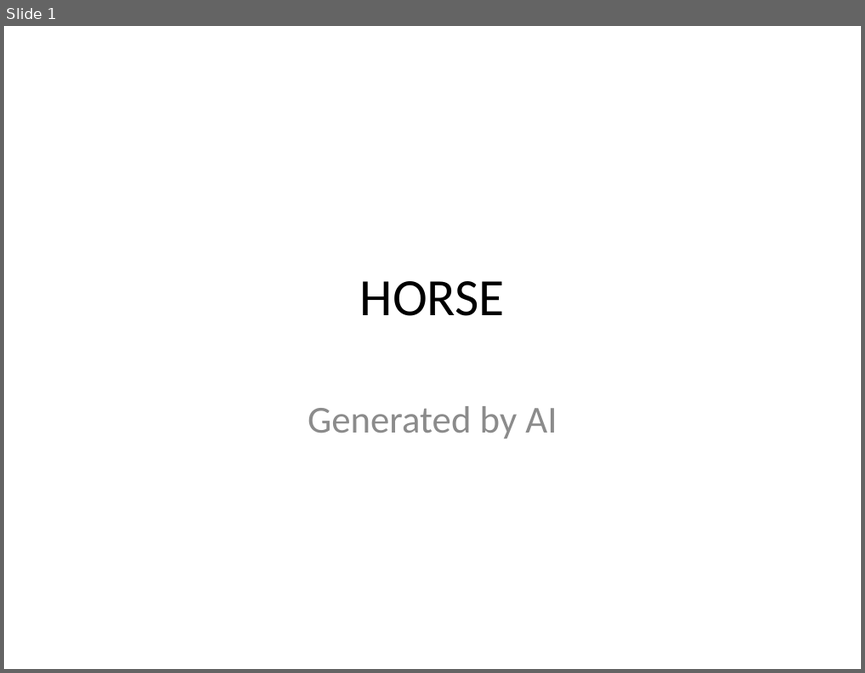
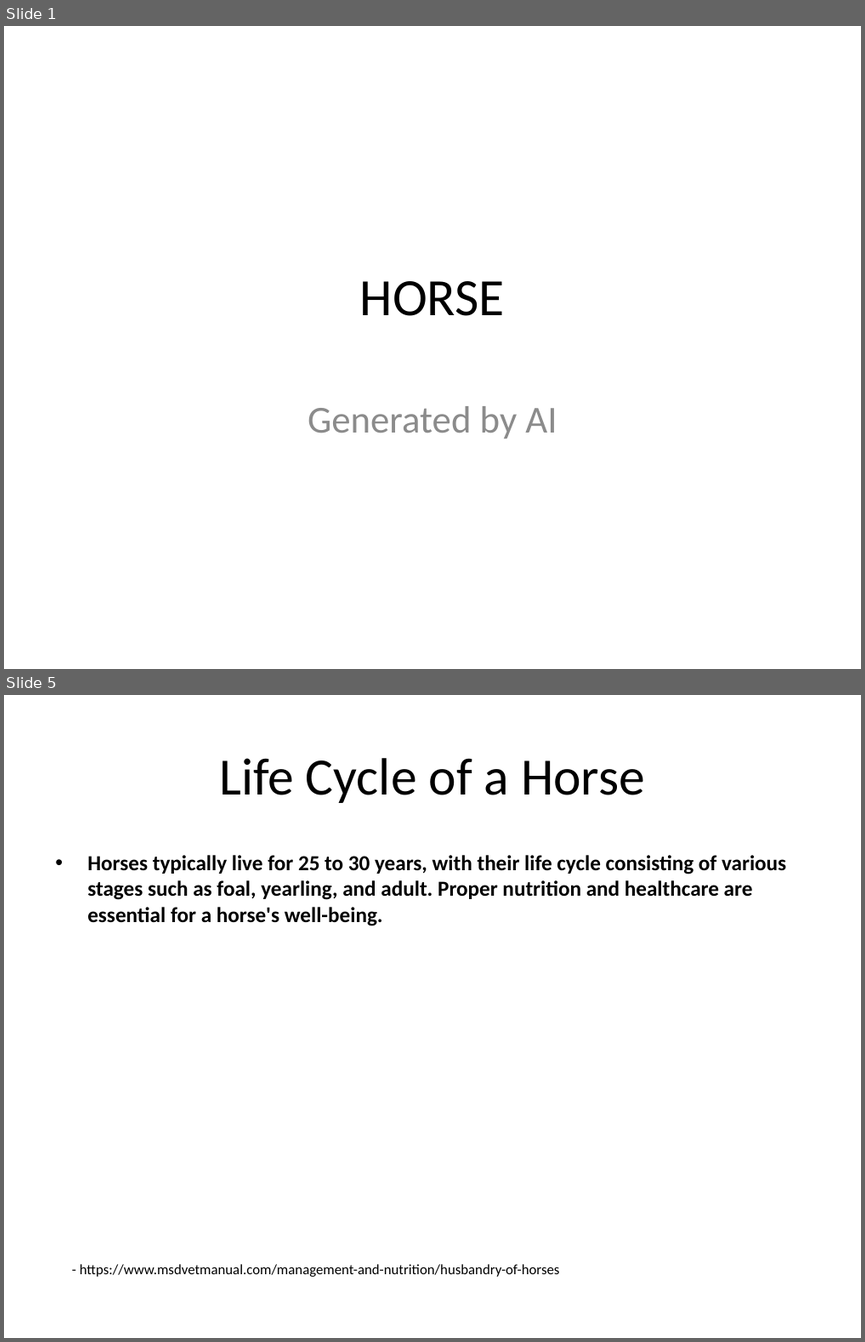
Before and after one commit to infrasvc-magang/test, a slide deck: backend/eksplor_individu/pptmaker-najmi/backend/project/PPTX/Horse_presentation.pptx. Shown one above the other, each under a label of ours: slide 1 before the commit, slides 1 and 5 after it; the slides between them are not shown. The pictures are 865x673 and 865x1342 pixels, drawn with LibreOffice and Linux fonts; fonts in the diff are those of the drawing. Boxes give left, top, right and bottom in pixels: in the first picture for what was removed or moved away, otherwise in the second. Text is boxed around its words. In the diff, an @@ line names an element or a change of style, - is before the commit and + after.

```diff
--- a/backend/eksplor_individu/pptmaker-najmi/backend/project/PPTX/Horse_presentation.pptx
+++ b/backend/eksplor_individu/pptmaker-najmi/backend/project/PPTX/Horse_presentation.pptx
@@ slide 5 added at bbox=[4, 695, 861, 1338], background #FFFFFF @@
@@ title added at bbox=[219, 758, 645, 803], 44 pt, text #000000 @@
+Life Cycle of a Horse
@@ text added at bbox=[87, 855, 786, 926], 18 pt, text #000000, bold @@
+• Horses typically live for 25 to 30 years, with their life cycle consisting of various stages such as foal, yearling, and adult. Proper nutrition and healthcare are essential for a horse's well-being.
@@ text added at bbox=[80, 1264, 560, 1276], 12 pt, text #000000 @@
+- https://www.msdvetmanual.com/management-and-nutrition/husbandry-of-horses
```
Also in this commit, not shown: 9 slides changed, 1 slide removed, 7 other files.
